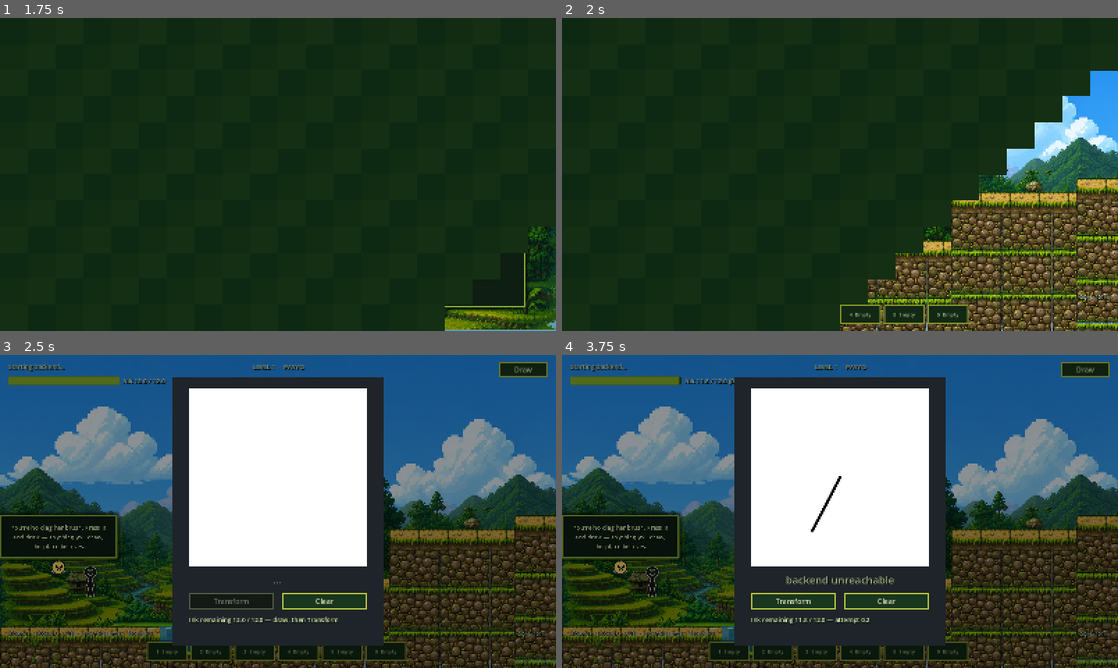
Above: before the commit, frames 1-4 (two rows, left to right).
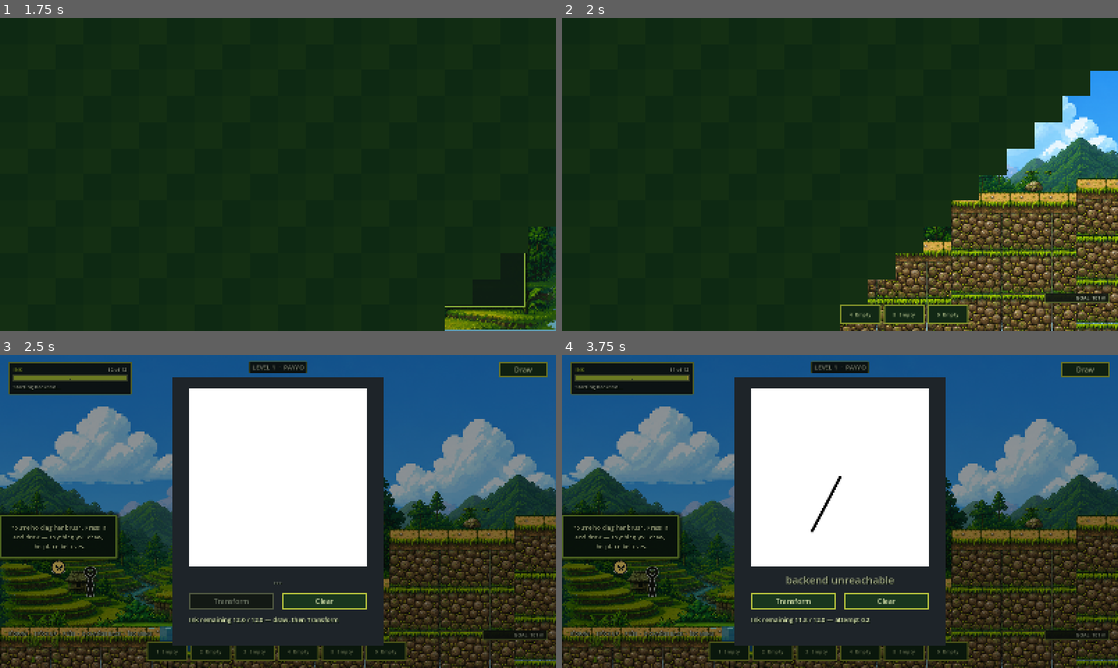
Above: after the commit, the same moments.

Repository: hyuuuan/OBRA
Game: Godot game, scene res://ui/main_menu.tscn
Same seed, same stepped clock (60 frames per second), same inputs: the game is played once before the commit and once after it.
Inputs (mouse positions are in pixels of both pictures, inside the frame that each line leads up to):
- Up to frame 1 (1.75 s): click "PLAY" at 0.5 s; click "LEVEL 1" at 1.25 s
- Up to frame 2 (2 s): no input
- Up to frame 3 (2.5 s): tap R (redraw) at 2 s; move the mouse to (400, 495) at 2.02 s; hold D (move_right) from 2.03 s (still down); hold R (redraw) from 2.03 s (still down); click (400, 495) at 2.17 s; tap Space (jump) at 2.27 s
- Up to frame 4 (3.75 s): tap Space (jump) at 2.57 s; release D (move_right) at 2.75 s; release R (redraw) at 2.75 s; click "Clear" at 2.75 s; tap R (redraw) at 3.5 s; drag from (840, 477) to (756, 639) at 3.52 s

Frame 1 is identical in both runs. In frame 2, 0.3% of the frame differs, in the area x 86-99%, y 88-92%; in frame 3, 3.0%; in frame 4, 3.1%, in the area x 1-99%, y 1-92%.

Commit message:
Put the player's own state in one frame
The HUD was five separate things in five places -- a bare status line top left,
a progress bar and a number beside it, a level badge, a permanent keybind row, a
goal readout -- all unstyled text over busy pixel art, and none of it wearing the
language the main menu already had. There was no one place to look.

Ink and whatever the game just said now share a frame, in the menu's own
vocabulary: dark green panel, lime border, chunky and flat. The level badge and
the goal readout get the compact version of the same frame, so the HUD reads as
one thing instead of two framed pieces and two lines floating on the level.

INK IS THE WHOLE ECONOMY, so it gets a gauge rather than a sentence. "Ink 12.0 /
12.0" is a debug print: the decimals move while you draw, and 12.0 of 12.0 says
nothing that 12 does not. It is a notched meter now, one notch per unit, showing
what is left AND -- in a warmer colour -- how much the sketch on the canvas is
about to cost, because a player mid-drawing needs to watch the second eat the
first. Whole units, floored, so it never claims ink that is not there.

The keybind row stays for fourteen seconds and then fades. It is worth having
while a player is learning where the keys are; the same five lines are in the
Controls screen for the rest of the time.

The status label is REPARENTED into the frame rather than replaced, so the
thirty-odd places that write to it carry on working. Two things reached it by
scene path and had to stop: a visual runner, which now asks the level for its
label, and _apply_level_identity, which was silently leaving the badge wearing
its authored placeholder name.

The chips are placed by hand. PRESET_MODE_MINSIZE measures a label that has not
laid out yet and gets zero; a preset without it keeps the offsets the label
already had, which for the badge is the full width of the screen. Both were
tried and both painted a dark slab across the HUD.

Diff:
--- a/game/scripts/game_level.gd
+++ b/game/scripts/game_level.gd
@@ -25,6 +25,10 @@
 @onready var placement_controller: PlacementController = $PlacementController
 @onready var goal_marker: Node2D = get_node_or_null("EnvironmentBaseplate/GameplayPlane/GoalMarker")
 @onready var goal_label: Label = $CanvasLayer/GoalLabel
+@onready var level_badge: Label = $CanvasLayer/LevelBadge
+## Built in code rather than authored into the scene, like the requirement strip: it owns
+## its own frame and gauge and there is nothing to lay out by hand.
+var hud_panel: HudPanel
 @onready var complete_overlay: ModalOverlay = $LevelCompleteOverlay
 @onready var out_of_ink_overlay: ModalOverlay = $OutOfInkOverlay
 @onready var dialogue_overlay: ModalOverlay = $DialogueChoiceOverlay
@@ -80,6 +84,7 @@
 	draw_panel.ink_manager = ink_manager
 	draw_panel.set("debug_timing_logs", debug_timing_logs)
 	inventory_hud.set_manager(inventory_manager)
+	_build_hud_frame()
 
 	draw_button.pressed.connect(_on_draw_button_pressed)
 	draw_panel.drawing_ready.connect(_on_drawing_ready)
@@ -1001,14 +1006,92 @@
 	_equipped_utility = null
 
 
+## One frame, top left, holding the two things the player is actually tracking: how much
+## ink is left and what the game just said. They were a bare progress bar, a number beside
+## it and an unstyled line of text over the level art, none of them wearing the language
+## the main menu already had.
+func _build_hud_frame() -> void:
+	hud_panel = HudPanel.new()
+	hud_panel.name = "HudPanel"
+	hud_panel.set_anchors_preset(Control.PRESET_TOP_LEFT)
+	hud_panel.offset_left = 24.0
+	hud_panel.offset_top = 20.0
+	hud_panel.offset_right = 380.0
+	$CanvasLayer.add_child(hud_panel)
+	hud_panel.adopt_status(status_label)
+	# Superseded by the gauge, kept so nothing that writes to them has to care.
+	ink_bar.visible = false
+	ink_label.visible = false
+	# The keybind row is a wall of text that never changes and never stops being on screen.
+	# It is worth having while the player is learning where the keys are, and the same five
+	# lines are in the Controls screen for the rest of the time.
+	# The two readouts at the far corners get the same frame, so the HUD is one language
+	# rather than two framed things and two lines of text floating on the level art.
+	_wrap_in_chip(level_badge, "top_centre", Vector2(0.0, 18.0), 0.0)
+	# A fixed width, because this one's text changes every frame: the chip is placed
+	# once, and a container that grows with "GOAL REACHED" grows rightward off the
+	# edge of the screen from wherever it was parked.
+	_wrap_in_chip(goal_label, "bottom_right", Vector2(-24.0, -80.0), 168.0)
+
+	var keys := $CanvasLayer/HintLabel as Label
+	if keys != null:
+		var fade := create_tween()
+		fade.tween_interval(14.0)
+		fade.tween_property(keys, "modulate:a", 0.0, 1.2)
+
+
+## A label sized to its own text, parked in a corner.
+##
+## Styling the Label itself is not enough: these are anchored with fixed offsets, so the
+## level badge's rect is the full width of the screen and a background on it painted a bar
+## from edge to edge, straight over the Draw button. A PanelContainer shrinks to what is
+## inside it, which is what a chip has to do.
+##
+## Placed by hand rather than with an anchor preset. PRESET_MODE_MINSIZE measures a label
+## that has not laid out yet and gets zero, and a preset without it keeps the offsets the
+## label already had -- which is the full width of the screen. Both were tried; both put a
+## dark slab across the HUD.
+func _wrap_in_chip(label: Label, corner: String, offset: Vector2,
+		min_width: float) -> void:
+	if label == null:
+		return
+	var parent := label.get_parent()
+	if parent == null:
+		return
+	var chip := PanelContainer.new()
+	chip.name = "%sChip" % label.name
+	chip.add_theme_stylebox_override(&"panel", HudPanel.chip())
+	chip.mouse_filter = Control.MOUSE_FILTER_IGNORE
+	parent.remove_child(label)
+	chip.add_child(label)
+	parent.add_child(chip)
+	label.set_anchors_and_offsets_preset(Control.PRESET_TOP_LEFT)
+	label.custom_minimum_size = Vector2(min_width, 0.0)
+	label.add_theme_color_override(&"font_color", HudPanel.CREAM)
+	chip.set_anchors_and_offsets_preset(Control.PRESET_TOP_LEFT)
+	_place_chip(chip, corner, offset)
+	# Deferred as well, because the first call runs before the label has been laid out and
+	# measures a chip with no text in it yet.
+	_place_chip.call_deferred(chip, corner, offset)
+	get_viewport().size_changed.connect(_place_chip.bind(chip, corner, offset))
+
+
+func _place_chip(chip: PanelContainer, corner: String, offset: Vector2) -> void:
+	if chip == null or not is_instance_valid(chip):
+		return
+	var chip_size := chip.get_combined_minimum_size()
+	chip.size = chip_size
+	var view := get_viewport_rect().size
+	match corner:
+		"bottom_right":
+			chip.position = Vector2(view.x - chip_size.x + offset.x, view.y - chip_size.y + offset.y)
+		_:
+			chip.position = Vector2((view.x - chip_size.x) * 0.5 + offset.x, offset.y)
+
+
 func _on_ink_changed(remaining: float, capacity: float, reserved: float) -> void:
-	ink_bar.max_value = 100.0
-	ink_bar.value = remaining / maxf(0.001, capacity) * 100.0
-	ink_label.text = "Ink %.1f / %.1f%s" % [
-		remaining,
-		capacity,
-		" (%.1f reserved)" % reserved if reserved > 0.001 else ""
-	]
+	if hud_panel != null:
+		hud_panel.set_ink(remaining, capacity, reserved)
 
 
 func _physics_process(_delta: float) -> void:
@@ -1341,7 +1424,7 @@
 	var entry := LevelManager.get_level(LevelManager.current_level_id)
 	if entry.is_empty():
 		return
-	var badge := get_node_or_null(^"CanvasLayer/LevelBadge") as Label
+	var badge := level_badge
 	if badge != null:
 		badge.text = "LEVEL %d  \u00b7  %s" % [int(entry.get("number", 0)), String(entry.get("title", "")).to_upper()]
 	var place := get_node_or_null(^"PauseMenu/PauseRoot/Panel/VBox/Place") as Label
--- /dev/null
+++ b/game/scripts/hud_panel.gd
@@ -0,0 +1,148 @@
+class_name HudPanel
+extends PanelContainer
+## The player's own state, in one frame instead of scattered across the screen.
+##
+## The HUD used to be five separate things in five places -- a bare status line top left, a
+## progress bar and a number beside it, a level badge, a permanent keybind row, a goal
+## readout -- all in unstyled text over busy pixel art, and none of it wearing the language
+## the main menu had already established. This is the top-left half of the fix: ink and
+## whatever the game is currently telling you, framed together, so there is one place to
+## look for "how am I doing".
+##
+## INK IS THE WHOLE ECONOMY, so it gets a gauge rather than a sentence. "Ink 12.0 / 12.0"
+## is a debug print: the decimals move while you draw, they invite reading a number that
+## does not mean anything on its own, and 12.0 of 12.0 tells you nothing 12 does not.
+
+const FRAME_BG := Color(0.075, 0.095, 0.075, 0.94)
+const FRAME_BORDER := Color(0.55, 0.62, 0.24, 1.0)
+const LIME := Color(0.72, 0.82, 0.23, 1.0)
+const CREAM := Color(0.88, 0.9, 0.8, 1.0)
+
+var _value: Label
+var _gauge: Gauge
+
+
+func _init() -> void:
+	mouse_filter = Control.MOUSE_FILTER_IGNORE
+	add_theme_stylebox_override(&"panel", _frame())
+
+	var column := VBoxContainer.new()
+	column.name = "Column"
+	column.add_theme_constant_override(&"separation", 6)
+	column.mouse_filter = Control.MOUSE_FILTER_IGNORE
+	add_child(column)
+
+	var heading := HBoxContainer.new()
+	heading.mouse_filter = Control.MOUSE_FILTER_IGNORE
+	column.add_child(heading)
+
+	var caption := Label.new()
+	caption.text = "INK"
+	caption.add_theme_color_override(&"font_color", LIME)
+	caption.add_theme_font_size_override(&"font_size", 15)
+	caption.add_theme_constant_override(&"outline_size", 0)
+	caption.size_flags_horizontal = Control.SIZE_EXPAND_FILL
+	heading.add_child(caption)
+
+	_value = Label.new()
+	_value.name = "Value"
+	_value.horizontal_alignment = HORIZONTAL_ALIGNMENT_RIGHT
+	_value.add_theme_color_override(&"font_color", CREAM)
+	_value.add_theme_font_size_override(&"font_size", 15)
+	heading.add_child(_value)
+
+	_gauge = Gauge.new()
+	_gauge.name = "Gauge"
+	_gauge.custom_minimum_size = Vector2(0.0, 16.0)
+	column.add_child(_gauge)
+
+
+## The status line lives inside the frame rather than floating on the level behind it, so
+## it has something to be read against. It stays the node the rest of game_level already
+## writes to -- there are thirty of those call sites and none of them need to know.
+func adopt_status(label: Label) -> void:
+	if label == null:
+		return
+	var parent := label.get_parent()
+	if parent != null:
+		parent.remove_child(label)
+	label.set_anchors_and_offsets_preset(Control.PRESET_TOP_LEFT)
+	label.autowrap_mode = TextServer.AUTOWRAP_WORD_SMART
+	label.custom_minimum_size = Vector2(0.0, 22.0)
+	label.add_theme_color_override(&"font_color", CREAM)
+	label.add_theme_font_size_override(&"font_size", 15)
+	($Column as VBoxContainer).add_child(label)
+
+
+## Whole units. `remaining` is continuous, so it is floored -- a gauge that rounds up
+## claims ink the player does not have, and the one number they act on is "can I still
+## draw something".
+func set_ink(remaining: float, capacity: float, reserved: float) -> void:
+	_value.text = "%d of %d" % [floori(maxf(0.0, remaining)), roundi(capacity)]
+	_gauge.remaining = remaining
+	_gauge.capacity = capacity
+	_gauge.reserved = reserved
+	_gauge.queue_redraw()
+
+
+## A compact version of the same frame, for the readouts pinned to the far corners.
+static func chip() -> StyleBoxFlat:
+	var box := StyleBoxFlat.new()
+	box.bg_color = FRAME_BG
+	box.border_color = FRAME_BORDER
+	box.set_border_width_all(2)
+	box.set_corner_radius_all(2)
+	box.content_margin_left = 10.0
+	box.content_margin_right = 10.0
+	box.content_margin_top = 4.0
+	box.content_margin_bottom = 5.0
+	return box
+
+
+func _frame() -> StyleBoxFlat:
+	var box := StyleBoxFlat.new()
+	box.bg_color = FRAME_BG
+	box.border_color = FRAME_BORDER
+	box.set_border_width_all(3)
+	box.set_corner_radius_all(2)
+	box.content_margin_left = 14.0
+	box.content_margin_right = 14.0
+	box.content_margin_top = 10.0
+	box.content_margin_bottom = 12.0
+	return box
+
+
+## The gauge. Drawn rather than a ProgressBar because it carries two quantities: what is
+## left, and how much of it the sketch on the canvas is about to cost. A player mid-drawing
+## needs to see the second one eating the first.
+class Gauge extends Control:
+	const TROUGH := Color(0.04, 0.06, 0.04, 1.0)
+	const EDGE := Color(0.35, 0.4, 0.26, 1.0)
+	const FILL := Color(0.72, 0.82, 0.23, 1.0)
+	## Ink the current sketch has claimed but not yet spent. Warm, because it is not gone
+	## and clearing the canvas hands it straight back.
+	const PENDING := Color(0.98, 0.9, 0.31, 1.0)
+
+	var remaining := 12.0
+	var capacity := 12.0
+	var reserved := 0.0
+
+	func _init() -> void:
+		mouse_filter = Control.MOUSE_FILTER_IGNORE
+
+	func _draw() -> void:
+		var box := Rect2(Vector2.ZERO, size)
+		draw_rect(box, TROUGH)
+		var span := maxf(0.001, capacity)
+		var free_width := size.x * clampf(remaining / span, 0.0, 1.0)
+		draw_rect(Rect2(Vector2.ZERO, Vector2(free_width, size.y)), FILL)
+		if reserved > 0.001:
+			var pending_width := size.x * clampf(reserved / span, 0.0, 1.0)
+			draw_rect(Rect2(Vector2(free_width, 0.0), Vector2(pending_width, size.y)), PENDING)
+		draw_rect(box, EDGE, false, 2.0)
+		# One notch per unit, so the budget can be read as a count and not only as a
+		# length. Twelve of them is the whole economy.
+		var units := maxi(1, roundi(capacity))
+		for index in range(1, units):
+			var x := size.x * float(index) / float(units)
+			draw_line(Vector2(x, size.y * 0.55), Vector2(x, size.y), EDGE, 1.0)
--- a/game/tests/run_visual_draw_panel.gd
+++ b/game/tests/run_visual_draw_panel.gd
@@ -26,7 +26,7 @@
 	panel = level.get_node("DrawPanel") as DrawPanel
 	canvas = panel.get_node("PanelRoot/SubViewportContainer/SubViewport/Canvas") as Control
 	placement = level.get_node("PlacementController") as PlacementController
-	status = level.get_node("CanvasLayer/StatusLabel") as Label
+	status = level.get("status_label") as Label
 
 	# Different aim points so the first round's object is not sitting in the second's way.
 	await _round("circle", _draw_circle_stroke, Vector2(170.0, 80.0))
Not shown, added: game/scripts/hud_panel.gd.uid
